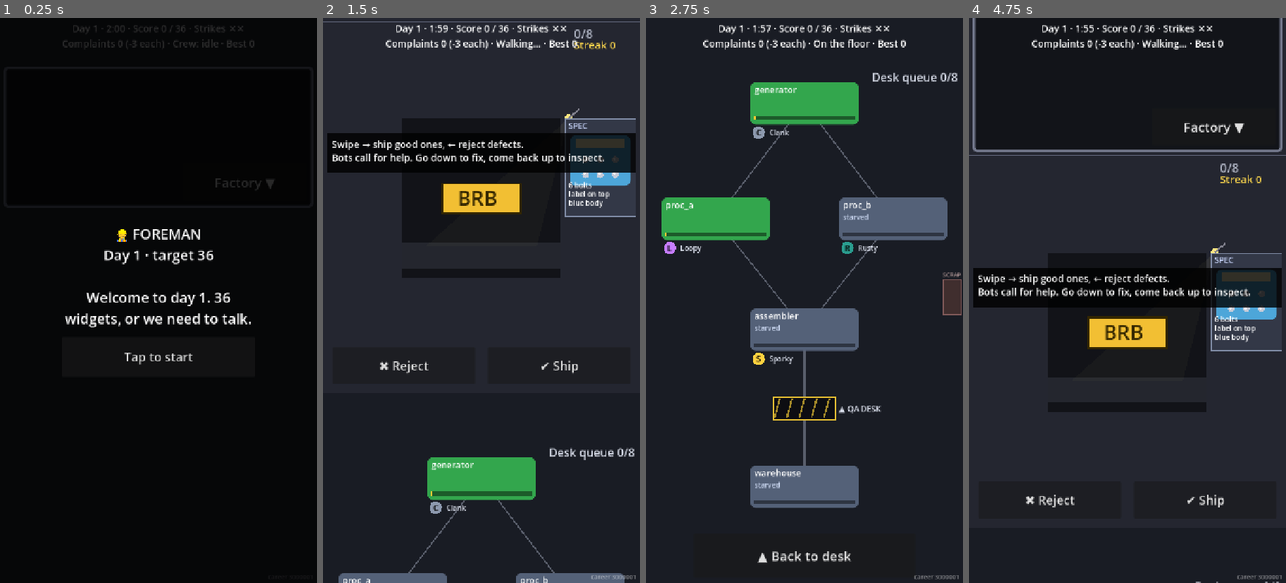
Above: before the commit, frames 1-4 (left to right).
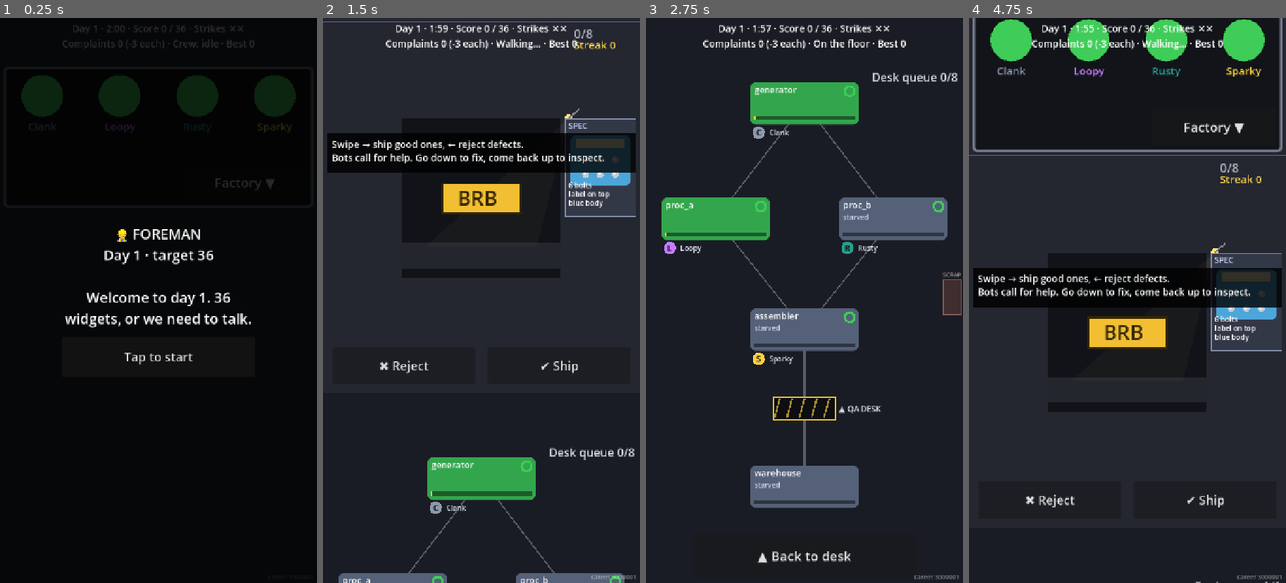
Above: after the commit, the same moments.

Repository: JasonHitching/human-error
Game: Godot game, scene res://main.tscn
Same seed, same stepped clock (60 frames per second), same inputs: the game is played once before the commit and once after it.
Inputs (mouse positions are in pixels of both pictures, inside the frame that each line leads up to):
- Up to frame 1 (0.25 s): no input
- Up to frame 2 (1.5 s): click "Tap to start" at 0.5 s; click "Factory ▼" at 1.25 s
- Up to frame 3 (2.75 s): tap Enter at 2 s; move the mouse to (804, 300) at 2.02 s; hold Right from 2.03 s (still down); click (804, 300) at 2.17 s
- Up to frame 4 (4.75 s): move the mouse to (1064, 328) at 2.77 s; release Right at 2.78 s; hold Down 2.78-3.53 s; click (1064, 328) at 2.92 s; move the mouse to (1159, 176) at 3.52 s; hold Right 3.53-4.28 s; click (1159, 176) at 3.67 s; tap Space at 4.25 s; move the mouse to (1111, 413) at 4.27 s; hold Up from 4.28 s (still down); click (1111, 413) at 4.42 s

The runs differ from the first frame. In frame 1, 3.1% of the frame differs, in the area x 6-94%, y 10-21%; in frame 2, less than 0.1%; in frame 3, 0.1%; in frame 4, 3.5%, in the area x 6-94%, y 0-11%.

Commit message:
#41 Wall monitor: machine lights and bot call-ins
Co-Authored-By: Claude Sonnet 5.5 <noreply@anthropic.com>
Claude-Session: https://claude.ai/code/session_01K8aWAWsHJnp6QYsC84G1pB

Diff:
--- a/game/data/balance.json
+++ b/game/data/balance.json
@@ -24,5 +24,6 @@
   "transition_seconds": 0.6,
   "complaint_penalty": 3,
   "quick_eye_mult": 0.8,
-  "bigger_desk_bonus": 2
+  "bigger_desk_bonus": 2,
+  "monitor_amber_heat": 60
 }
--- a/game/data/bots.json
+++ b/game/data/bots.json
@@ -18,7 +18,12 @@
     "MAXIMUM EFFICIENCY!",
     "Turbo mode!"
    ],
-   "sloppy": 0.107
+   "sloppy": 0.107,
+   "call_in": [
+    "Small fire. Medium fire. Please come.",
+    "Too much speed! Not enough me!",
+    "I broke it FASTER than ever!"
+   ]
   },
   {
    "name": "Clank",
@@ -33,7 +38,12 @@
     "I have optimised the gears.",
     "Fewer moving parts now."
    ],
-   "sloppy": 0.073
+   "sloppy": 0.073,
+   "call_in": [
+    "I optimised it. It stopped.",
+    "Fewer moving parts. Zero moving parts.",
+    "Have you tried hitting it?"
+   ]
   },
   {
    "name": "Loopy",
@@ -48,7 +58,12 @@
     "Shortcut found!",
     "This way is faster!"
    ],
-   "sloppy": 0.133
+   "sloppy": 0.133,
+   "call_in": [
+    "I found a shortcut. It's the bin.",
+    "Where does this go? Everywhere!",
+    "Not my fault. Probably."
+   ]
   },
   {
    "name": "Dozer",
@@ -63,7 +78,12 @@
     "New product line!",
     "Innovation!"
    ],
-   "sloppy": 0.242
+   "sloppy": 0.242,
+   "call_in": [
+    "Innovated. Please look.",
+    "I made something. Nobody knows what.",
+    "New recipe! Mostly rubbish!"
+   ]
   },
   {
    "name": "Rusty",
@@ -78,7 +98,12 @@
     "Oops.",
     "Was that important?"
    ],
-   "sloppy": 0.303
+   "sloppy": 0.303,
+   "call_in": [
+    "Oops. Come quick.",
+    "Was that supposed to happen?",
+    "I touched nothing. Help."
+   ]
   }
  ]
 }
--- a/game/scripts/main.gd
+++ b/game/scripts/main.gd
@@ -64,7 +64,10 @@
 func _show_day() -> void:
 	_factory = _career.start_day()
 	_screens.factory = _factory
+	var board := StatusBoard.new(_factory.machines, _config.monitor_amber_heat)
+	_screens.wall.setup(board)
 	_view.setup(_factory, _config)
+	_view.board = board
 	_desk.setup(_factory)
 	_desk.hint = HINT if _career.day == 1 else ""
 	_desk.caption = "6 bolts · label on top · %s body" % COLOUR_NAME if _career.day == 1 else ""
@@ -165,6 +168,7 @@
 	_ship_btn.visible = _phase == Phase.PLAYING
 	_reject_btn.visible = _phase == Phase.PLAYING
 	_view.alpha = clampf(_acc / dt, 0.0, 1.0) if _phase == Phase.PLAYING else 0.0
+	_screens.wall.poll()
 	_screens.sync(_view.alpha)
 	if _flash_left > 0.0:
 		_flash_left -= delta
--- a/game/scripts/sim/bot.gd
+++ b/game/scripts/sim/bot.gd
@@ -9,6 +9,7 @@
 var rates: Dictionary = {}  # mistake -> events per minute
 var sloppy: float = 0.0  # chance per product of a defect (before ramp/day/training)
 var lines: Array[String] = []
+var call_in: Array[String] = []  # lines said on the office wall monitor when this bot's machine goes RED
 var levels: Dictionary = {}  # mistake -> training level (default 0)
 var train_factor: float = 0.6
 
@@ -21,6 +22,8 @@
 	b.sloppy = float(d.get("sloppy", 0.0))
 	for l: Variant in d.get("lines", []):
 		b.lines.append(String(l))
+	for l: Variant in d.get("call_in", []):
+		b.call_in.append(String(l))
 	b.train_factor = train
 	return b
 
--- a/game/scripts/sim/sim_config.gd
+++ b/game/scripts/sim/sim_config.gd
@@ -34,6 +34,7 @@
 var bigger_desk_bonus: int = 2
 var overclock_speed_mult: float = 1.3
 var overclock_heat_mult: float = 3.0
+var monitor_amber_heat: float = 60.0
 var bot_defs: Array[Dictionary] = []
 var repair_mode: String = "tap"  # "tap" or "hold"
 var machines: Array[Dictionary] = []
@@ -104,6 +105,7 @@
 	complaint_penalty = int(_opt(b, "complaint_penalty", complaint_penalty, 0.0, 1000.0))
 	quick_eye_mult = _opt(b, "quick_eye_mult", quick_eye_mult, 0.1, 1.0)
 	bigger_desk_bonus = int(_opt(b, "bigger_desk_bonus", bigger_desk_bonus, 1.0, 100.0))
+	monitor_amber_heat = _opt(b, "monitor_amber_heat", monitor_amber_heat, 0.0, 100.0)
 	repair_mode = String(b.get("repair_mode", ""))
 	if repair_mode != "tap" and repair_mode != "hold":
 		errors.append("balance: repair_mode must be \"tap\" or \"hold\"")
--- /dev/null
+++ b/game/scripts/sim/status_board.gd
@@ -0,0 +1,48 @@
+class_name StatusBoard
+extends RefCounted
+## Wall-monitor logic: a traffic light per machine, and alarms for machines that just turned RED.
+## Pure sim: reads machines only, never writes them.
+
+enum Light { GREEN, AMBER, RED }
+
+var amber_heat: float = 60.0
+var _red: Dictionary = {}  # machine id -> was RED at the last new_alarms() call
+var _machines: Array[Machine] = []
+
+
+func _init(machines: Array[Machine], p_amber_heat: float = 60.0) -> void:
+	_machines = machines
+	amber_heat = p_amber_heat
+
+
+## Machines shown on the monitor (not the QA desk or warehouse).
+static func is_monitored(m: Machine) -> bool:
+	return m.type != "qa" and m.type != "warehouse"
+
+
+func monitored() -> Array[Machine]:
+	var out: Array[Machine] = []
+	for m in _machines:
+		if is_monitored(m):
+			out.append(m)
+	return out
+
+
+## RED = a tap can fix it; AMBER = warning; GREEN = fine.
+func machine_light(m: Machine) -> Light:
+	if m.is_faulted() or m.state == Machine.State.CLOGGED or m.misrouted or m.wrong_recipe:
+		return Light.RED
+	if m.heat >= amber_heat or m.overclocked or m.state == Machine.State.BLOCKED:
+		return Light.AMBER
+	return Light.GREEN
+
+
+## Machines that turned RED since the last call (each alarm is reported once per RED spell).
+func new_alarms() -> Array[Machine]:
+	var out: Array[Machine] = []
+	for m in monitored():
+		var red := machine_light(m) == Light.RED
+		if red and not _red.get(m.id, false):
+			out.append(m)
+		_red[m.id] = red
+	return out
--- a/game/scripts/ui/screen_switch.gd
+++ b/game/scripts/ui/screen_switch.gd
@@ -16,7 +16,8 @@
 var hud_top: float = 110.0
 var office_page: ColorRect  # page holding the desk; slides up when going to the floor
 var floor_page: ColorRect  # page holding the factory view; slides up from below
-var monitor: Panel  # wall-monitor area (M3-04 fills it with lights)
+var monitor: Panel  # wall-monitor panel
+var wall: WallMonitor  # lights + call-ins, inside the panel
 var factory_btn: Button
 var back_btn: Button
 var queue_label: Label
@@ -29,7 +30,7 @@
 	office_page = _page(Color(0.14, 0.15, 0.19))
 	floor_page = _page(Color(0.1, 0.11, 0.14))
 	monitor = Panel.new()
-	monitor.mouse_filter = Control.MOUSE_FILTER_IGNORE
+	monitor.mouse_filter = Control.MOUSE_FILTER_STOP
 	var sb := StyleBoxFlat.new()
 	sb.bg_color = Color(0.07, 0.08, 0.1)
 	sb.border_color = Color(0.45, 0.47, 0.55)
@@ -37,6 +38,9 @@
 	sb.set_corner_radius_all(10)
 	monitor.add_theme_stylebox_override("panel", sb)
 	office_page.add_child(monitor)
+	wall = WallMonitor.new()
+	wall.tapped.connect(go_floor)
+	monitor.add_child(wall)
 	factory_btn = _button(monitor, "Factory ▼", go_floor)
 	back_btn = _button(floor_page, "▲ Back to desk", go_office)
 	queue_label = Label.new()
@@ -89,6 +93,8 @@
 	var m := monitor_rect()
 	monitor.position = m.position
 	monitor.size = m.size
+	wall.position = Vector2.ZERO
+	wall.size = m.size
 	factory_btn.size = Vector2(minf(280.0, m.size.x * 0.5), 84)
 	factory_btn.position = Vector2(m.size.x - factory_btn.size.x - 16, m.size.y - 84 - 16)
 	back_btn.size = Vector2(size.x * 0.7, BACK_H)
--- /dev/null
+++ b/game/scripts/ui/wall_monitor.gd
@@ -0,0 +1,97 @@
+class_name WallMonitor
+extends Control
+## Office wall monitor: one traffic light per machine with its bot's name underneath.
+## A new RED alarm flashes the light and shows a call-in line from that bot (newest wins).
+## Reads the sim via StatusBoard only. Tapping anywhere on it asks to go to the floor.
+
+const FLASH_SECS := 2.0
+const COL := {
+	StatusBoard.Light.GREEN: Color(0.25, 0.8, 0.35),
+	StatusBoard.Light.AMBER: Color(1.0, 0.75, 0.15),
+	StatusBoard.Light.RED: Color(0.95, 0.25, 0.2),
+}
+
+signal tapped
+
+var board: StatusBoard
+var call_text: String = ""
+var call_color: Color = Color.WHITE
+var flash_id: String = ""
+var flash_left: float = 0.0
+var _count: int = 0
+var _font: Font = ThemeDB.fallback_font
+var _time: float = 0.0
+
+
+func setup(b: StatusBoard) -> void:
+	board = b
+	call_text = ""
+	flash_id = ""
+	flash_left = 0.0
+	_count = 0
+	queue_redraw()
+
+
+## Light centres, in line order, laid out across the monitor.
+func light_rects() -> Array[Rect2]:
+	var out: Array[Rect2] = []
+	if board == null:
+		return out
+	var n := board.monitored().size()
+	var slot := size.x / float(maxi(1, n))
+	var d := minf(slot * 0.55, size.y * 0.32)
+	for i in n:
+		out.append(Rect2(Vector2(slot * (i + 0.5) - d * 0.5, 18.0), Vector2(d, d)))
+	return out
+
+
+## Poll the board for new RED alarms; call once per frame (or after sim steps).
+func poll() -> void:
+	if board == null:
+		return
+	var alarms := board.new_alarms()
+	if not alarms.is_empty():
+		var m: Machine = alarms.back()
+		flash_id = m.id
+		flash_left = FLASH_SECS
+		if m.bot != null and not m.bot.call_in.is_empty():
+			call_text = "%s: \"%s\"" % [m.bot.name, m.bot.call_in[_count % m.bot.call_in.size()]]
+			call_color = m.bot.color
+		else:
+			call_text = "%s needs you!" % m.id
+			call_color = Color.WHITE
+		_count += 1
+
+
+func _process(d: float) -> void:
+	_time += d
+	if flash_left > 0.0:
+		flash_left = maxf(0.0, flash_left - d)
+	if is_visible_in_tree():
+		queue_redraw()
+
+
+func _gui_input(event: InputEvent) -> void:
+	if event is InputEventMouseButton and event.pressed and (event as InputEventMouseButton).button_index == MOUSE_BUTTON_LEFT:
+		tapped.emit()
+
+
+func _draw() -> void:
+	if board == null:
+		return
+	var ms := board.monitored()
+	var rects := light_rects()
+	for i in ms.size():
+		var m := ms[i]
+		var r := rects[i]
+		var light := board.machine_light(m)
+		var col: Color = COL[light]
+		if m.id == flash_id and flash_left > 0.0 and fmod(_time, 0.3) < 0.15:
+			col = Color.WHITE
+		draw_circle(r.get_center(), r.size.x * 0.5, col)
+		draw_arc(r.get_center(), r.size.x * 0.5, 0.0, TAU, 32, Color(0, 0, 0, 0.5), 3.0)
+		var name := m.bot.name if m.bot != null else m.id
+		var bc := m.bot.color if m.bot != null else Color(0.85, 0.87, 0.92)
+		draw_string(_font, Vector2(r.position.x - 20, r.end.y + 30), name, HORIZONTAL_ALIGNMENT_CENTER, r.size.x + 40, 24, bc)
+	if call_text != "":
+		draw_string(_font, Vector2(16, size.y - 100), call_text, HORIZONTAL_ALIGNMENT_LEFT, size.x - 32, 26, call_color)
--- a/game/scripts/view/factory_view.gd
+++ b/game/scripts/view/factory_view.gd
@@ -6,6 +6,7 @@
 const COL_BG := Color(0.1, 0.11, 0.14)
 
 var factory: Factory
+var board: StatusBoard  # light ring colours (same language as the office monitor)
 var area := Rect2(0, 0, 100, 100)  # screen rect the unit layout maps into
 var alpha: float = 0.0  # 0..1 progress between ticks
 var _link_ticks: Dictionary = {}  # "from>to" -> ticks
@@ -123,6 +124,9 @@
 		sb.border_color = Color.WHITE
 		sb.set_border_width_all(4)
 	draw_style_box(sb, r)
+	if board != null and StatusBoard.is_monitored(m):
+		var lc: Color = WallMonitor.COL[board.machine_light(m)]
+		draw_arc(r.position + Vector2(r.size.x - 20, 20), 11.0, 0.0, TAU, 24, lc, 5.0)
 	_text(m.id, r.position + Vector2(8, 24), 20, Color.WHITE, r.size.x - 16)
 	var pulse := 0.5 + 0.5 * sin(_time * 8.0)
 	if m.is_faulted():
--- /dev/null
+++ b/game/tests/test_status_board.gd
@@ -0,0 +1,65 @@
+extends TestCase
+
+
+func _board() -> Array:
+	var f := Factory.new(SimConfig.load_default(), 1)
+	return [f, StatusBoard.new(f.machines, 60.0)]
+
+
+func test_lights() -> void:
+	var r := _board()
+	var f: Factory = r[0]
+	var b: StatusBoard = r[1]
+	var m := f.get_machine("proc_a")
+	m.state = Machine.State.IDLE
+	m.heat = 0.0
+	assert_eq(b.machine_light(m), StatusBoard.Light.GREEN)
+	m.heat = 60.0
+	assert_eq(b.machine_light(m), StatusBoard.Light.AMBER)
+	m.heat = 10.0
+	m.overclocked = true
+	assert_eq(b.machine_light(m), StatusBoard.Light.AMBER)
+	m.overclocked = false
+	m.state = Machine.State.BLOCKED
+	assert_eq(b.machine_light(m), StatusBoard.Light.AMBER)
+	for s: Machine.State in [Machine.State.JAMMED, Machine.State.OVERHEATED, Machine.State.CLOGGED]:
+		m.state = s
+		assert_eq(b.machine_light(m), StatusBoard.Light.RED)
+	m.state = Machine.State.IDLE
+	m.misrouted = true
+	assert_eq(b.machine_light(m), StatusBoard.Light.RED)
+	m.misrouted = false
+	m.wrong_recipe = true
+	assert_eq(b.machine_light(m), StatusBoard.Light.RED)
+
+
+func test_monitored_excludes_desk_and_warehouse() -> void:
+	var r := _board()
+	var b: StatusBoard = r[1]
+	for m in b.monitored():
+		assert_true(m.type != "qa" and m.type != "warehouse")
+	assert_eq(b.monitored().size(), 4)
+
+
+func test_alarms_once_per_red_spell() -> void:
+	var r := _board()
+	var f: Factory = r[0]
+	var b: StatusBoard = r[1]
+	assert_eq(b.new_alarms().size(), 0)
+	var m := f.get_machine("proc_b")
+	m.state = Machine.State.JAMMED
+	var a := b.new_alarms()
+	assert_eq(a.size(), 1)
+	assert_eq(a[0].id, "proc_b")
+	assert_eq(b.new_alarms().size(), 0)
+	m.state = Machine.State.IDLE
+	assert_eq(b.new_alarms().size(), 0)
+	m.state = Machine.State.OVERHEATED
+	assert_eq(b.new_alarms().size(), 1)
+
+
+func test_bots_have_call_ins() -> void:
+	var f: Factory = _board()[0]
+	for m in f.machines:
+		if m.bot != null:
+			assert_true(m.bot.call_in.size() >= 3, "%s needs 3+ call_in lines" % m.bot.name)
--- a/game/tools/ui_check.gd
+++ b/game/tools/ui_check.gd
@@ -97,6 +97,38 @@
 	_main._screens.sync(0.0)
 
 
+func _check_wall(sw: ScreenSwitch, f: Factory) -> void:
+	var wall: WallMonitor = sw.wall
+	var n := 0
+	for m in f.machines:
+		if m.type != "qa" and m.type != "warehouse":
+			n += 1
+	var rects := wall.light_rects()
+	if rects.size() != n or n == 0:
+		_fails.append("wall monitor has %d lights, expected %d" % [rects.size(), n])
+		return
+	for r in rects:
+		if not Rect2(Vector2.ZERO, wall.size).encloses(r):
+			_fails.append("monitor light %s outside monitor %s" % [r, wall.size])
+	var m := f.get_machine("proc_a")
+	m.state = Machine.State.JAMMED
+	wall.poll()
+	if wall.board.machine_light(m) != StatusBoard.Light.RED:
+		_fails.append("forced jam did not turn the light RED")
+	if wall.call_text == "" or wall.flash_id != "proc_a" or wall.flash_left <= 0.0:
+		_fails.append("forced jam showed no call-in/flash: '%s'" % wall.call_text)
+	m.state = Machine.State.IDLE
+	wall.poll()
+	var ev := InputEventMouseButton.new()
+	ev.button_index = MOUSE_BUTTON_LEFT
+	ev.pressed = true
+	ev.position = rects[0].get_center()
+	wall._gui_input(ev)
+	if f.worker_location() != Worker.Location.TRANSIT or f.transit_target() != Worker.Location.FLOOR:
+		_fails.append("tapping a monitor light did not start a trip to the floor")
+	f.worker.place(Worker.Location.OFFICE)
+
+
 func _check_screens() -> void:
 	var screen := Rect2(Vector2.ZERO, _main.size)
 	var sw: ScreenSwitch = _main._screens
@@ -110,6 +142,7 @@
 	_check_button(sw.factory_btn, screen)
 	if sw.desk_rect().intersects(sw.monitor_rect()):
 		_fails.append("desk overlaps wall monitor")
+	_check_wall(sw, f)
 	_press_and_travel(sw.factory_btn, Worker.Location.FLOOR)
 	if sw.floor_page.position != Vector2.ZERO or sw.office_page.visible:
 		_fails.append("floor not shown on the floor")
Not shown, added: game/scripts/sim/status_board.gd.uid
Not shown, added: game/scripts/ui/wall_monitor.gd.uid
Not shown, added: game/tests/test_status_board.gd.uid
